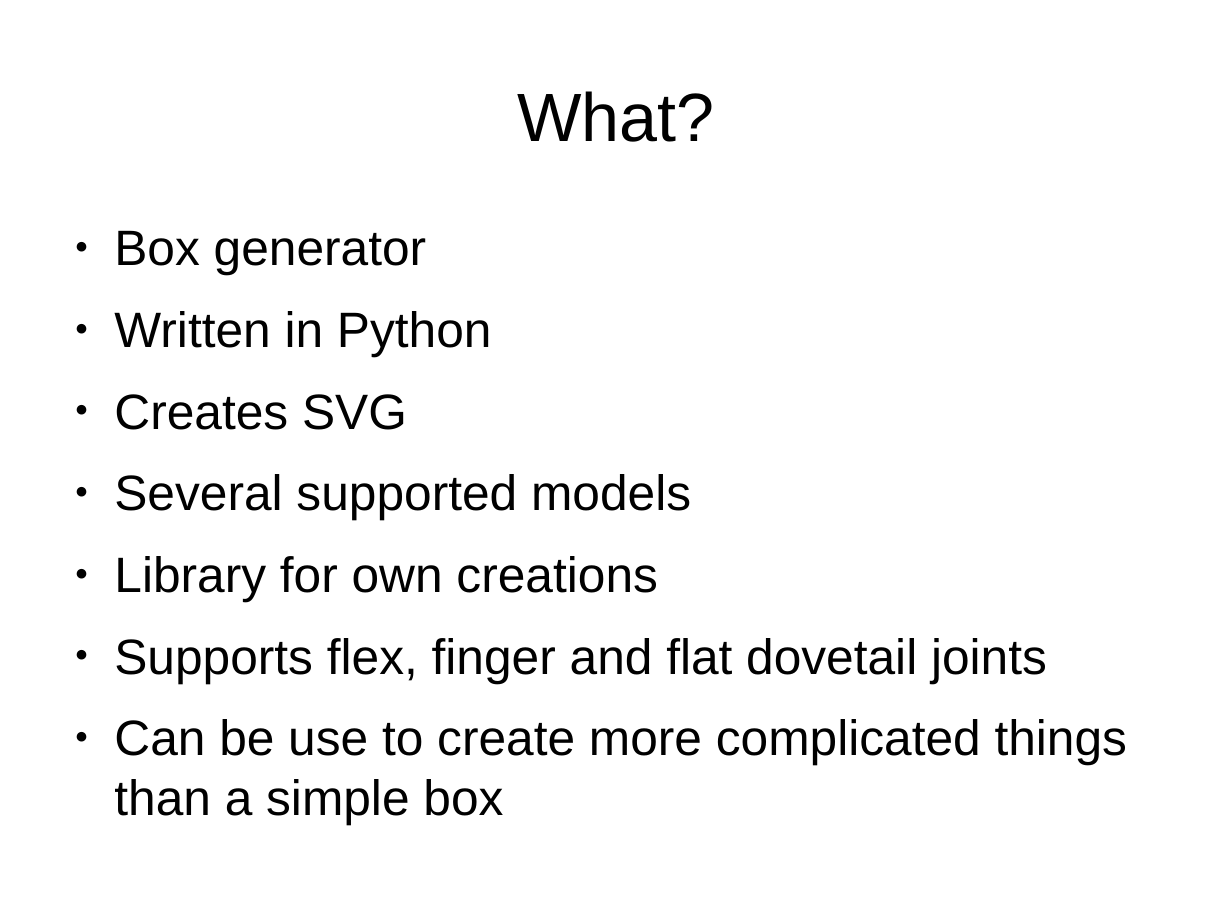
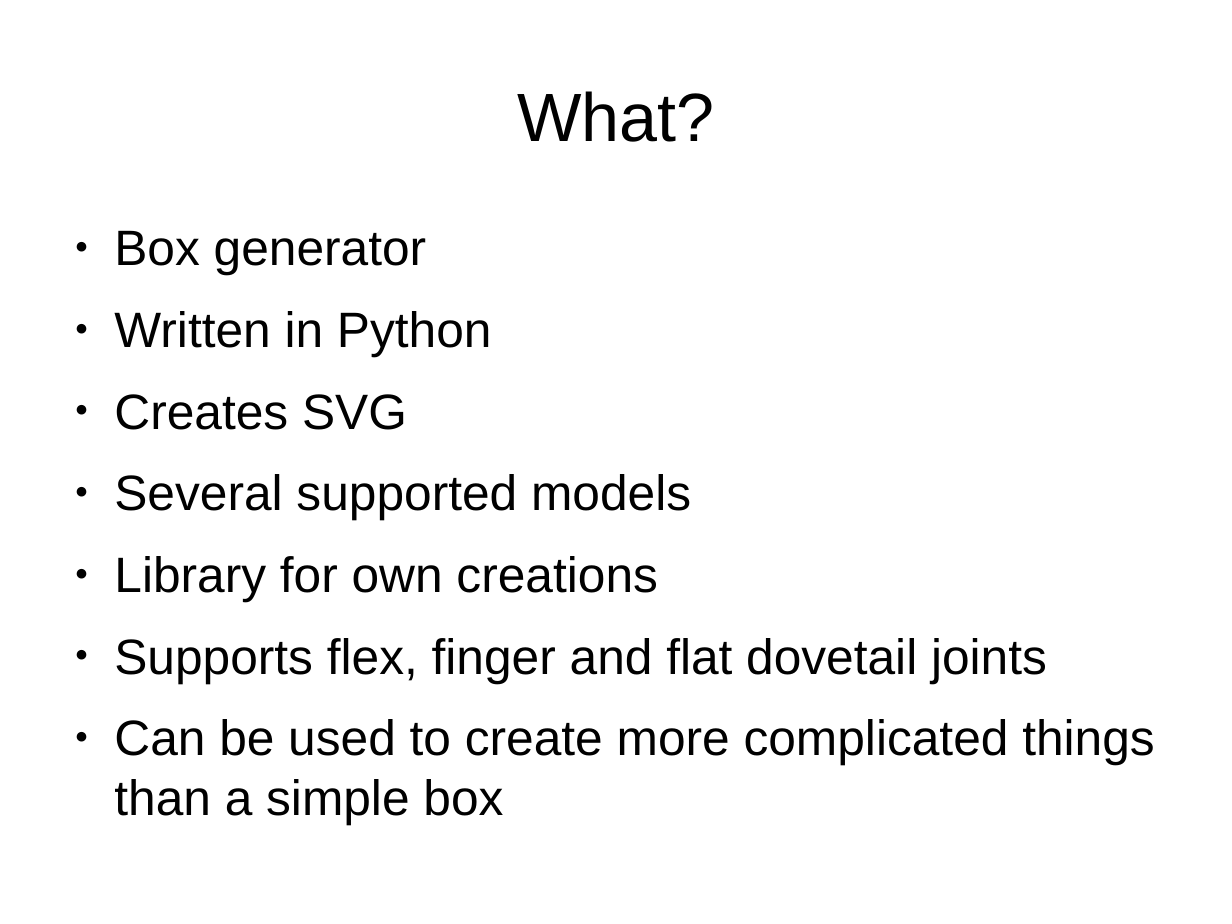
Before and after one commit to florianfesti/boxes, a slide deck: slide 4 of presentation.odp. Drawn at 1232x924 pixels with LibreOffice and Linux fonts; fonts in the diff are those of the drawing. Boxes give left, top, right and bottom in pixels: in the first picture for what was removed or moved away, otherwise in the second. Text is boxed around its words. In the diff, an @@ line names an element or a change of style, - is before the commit and + after.

Commit message:
Fix typos in presentation

```diff
--- a/presentation.odp
+++ b/presentation.odp
@@ text at <box>114,719,1154,824</box>: text changed @@
-● Can be use to create more complicated things than a simple box
+● Can be used to create more complicated things than a simple box
```
Also in this commit, not shown: 1 other slide changed.
